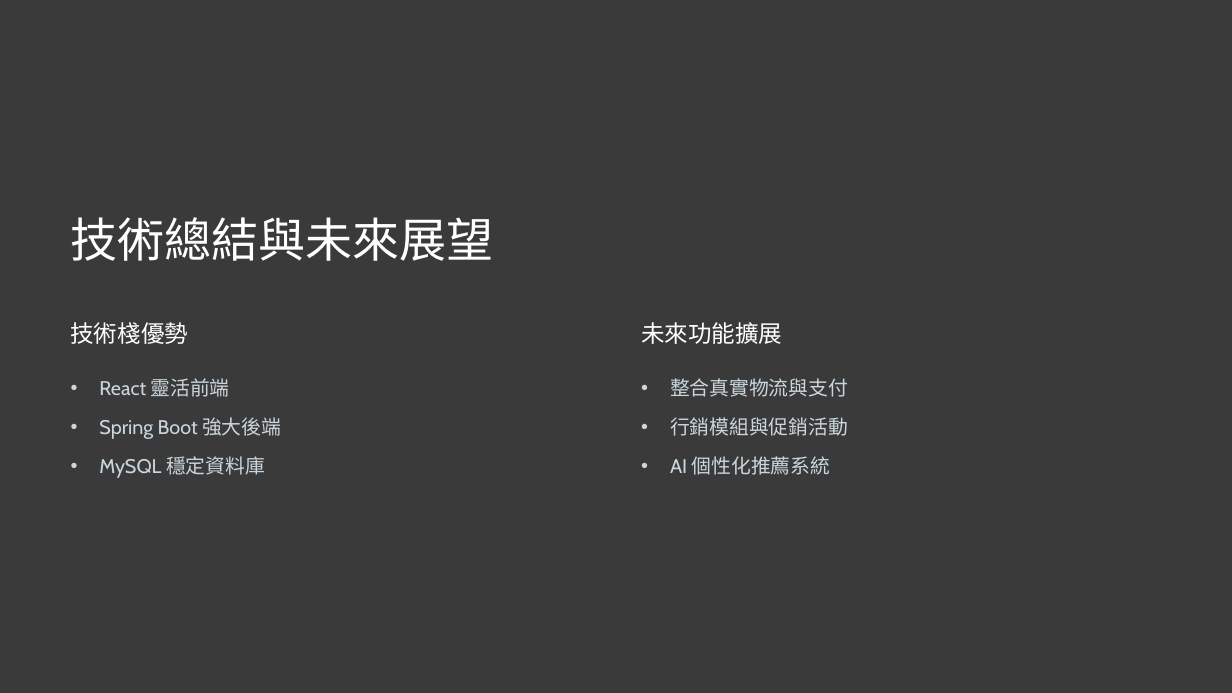
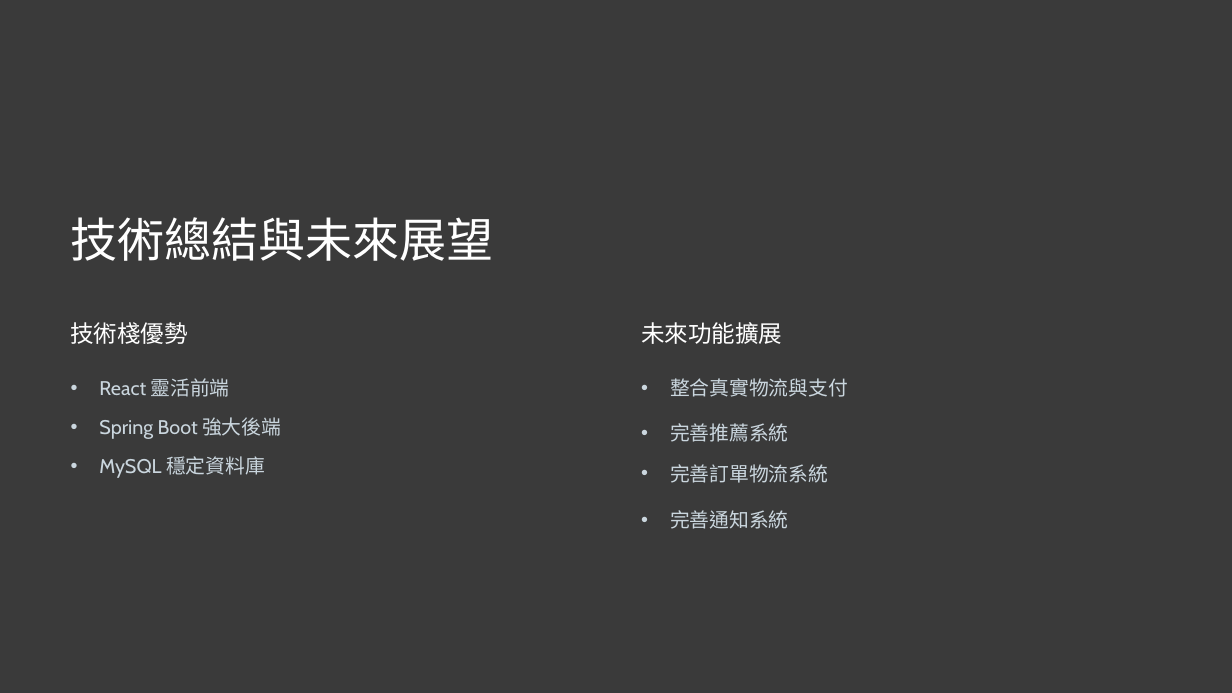
Before and after one commit to Balabababala/shoppingProject, a slide deck: slide 22 of 說明用工具/張允豪 購物網站 專題 ver.0.1.pptx (slide 23 before the commit). Drawn at 1232x693 pixels with LibreOffice and Linux fonts; fonts in the diff are those of the drawing. Boxes give left, top, right and bottom in pixels: in the first picture for what was removed or moved away, otherwise in the second. Text is boxed around its words. In the diff, an @@ line names an element or a change of style, - is before the commit and + after.

```diff
--- a/說明用工具/張允豪 購物網站 專題 ver.0.1.pptx
+++ b/說明用工具/張允豪 購物網站 專題 ver.0.1.pptx
@@ text removed at [670,417,848,436] @@
-• 行銷模組與促銷活動
@@ text at [670,423,789,442]: text changed @@
-• AI 個性化推薦系統
+• 完善推薦系統
@@ text added at [670,464,828,483], 18.5 pt, text #CAD6DE @@
+• 完善訂單物流系統
@@ text added at [670,510,789,529], 18.5 pt, text #CAD6DE @@
+• 完善通知系統
```
Also in this commit, not shown: 19 other slides changed, 2 slides added, 3 slides removed, 36 other files.
